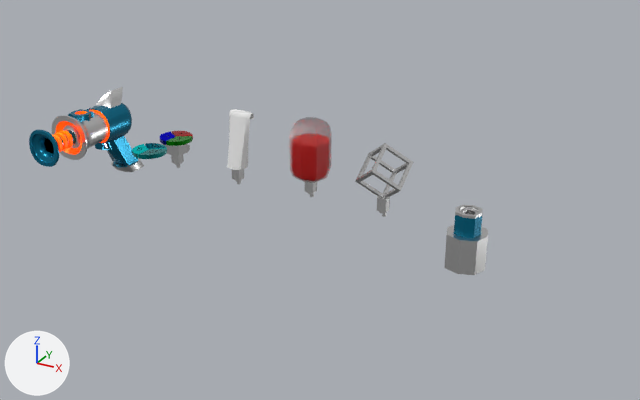
Before and after pictures for a commit that changed the Blender file Assets/Objects/Raygun.blend.
Before and after are seen from a 50 mm lens placed at (39.3, -43.1, 21.1), pointed at (16.6, -1.7, 0.4). The lights are fixed; the arrows at lower left show +X, +Y and +Z.
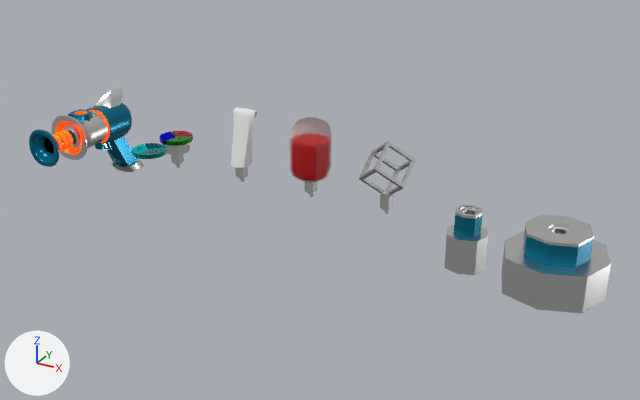
What changed in the scene script:
```text
Add mat_material_003:
    mat_material_003 = principled_material('Material.003')
    mat_material_003.base_color = (0.0, 0.192, 0.326)  # cyan #00799b
    mat_material_003.metallic = 0.691
    mat_material_003.roughness = 0.249
Add mat_material_004:
    mat_material_004 = principled_material('Material.004')
    mat_material_004.base_color = (0.8, 0.8, 0.8)  # white #e7e7e7
    mat_material_004.metallic = 1.0
    mat_material_004.roughness = 0.283
Change me_cylinder_002:
    where me_cylinder_002.from_pydata(...)  # 158 vertices, 156 faces; spans x -0.8..0.8, y -0.3..4.27, z -0.45..1.02
    used by ob_cylinder_002; location = (10.0, 0.0, 0.0); rotation_euler = (1.571, 0.0, 0.0), in degrees (90, 0, 0)
    me_cylinder_002 part 1: the whole mesh is moved by (0.0, 0.0, -0.41)
Change me_cylinder_004:
    where me_cylinder_004.from_pydata(...)  # 73 vertices, 77 faces; spans x -1.42..1.42, y -0.3..4.09, z -1.22..2.04
    used by ob_cylinder_004; location = (20.0, 0.0, 0.0); rotation_euler = (1.571, 0.0, 0.0), in degrees (90, 0, 0)
    me_cylinder_004 part 2: the whole mesh is moved by (0.0, 0.0, -0.41)
Add me_cylinder_008:
    me_cylinder_008.from_pydata(...)  # 89 vertices, 84 faces; spans x -2.85..2.84, y -2.52..0.89, z -2.85..2.86
    me_cylinder_008.polygons.foreach_set('use_smooth', [True] * 84)
    # faces by material slot: [76, 8]
    me_cylinder_008.materials.append(mat_material_004)  # white #e7e7e7
    me_cylinder_008.materials.append(mat_material_003)  # cyan #00799b
Add ob_cylinder_008:
    ob_cylinder_008 = bpy.data.objects.new('Cylinder.008', me_cylinder_008)
    ob_cylinder_008.location = (30.0, 0.0, 0.0)
    ob_cylinder_008.rotation_euler = (1.571, 0.0, 0.0)  # degrees (90, 0, 0)
```

Boxes [x1, y1, x2, y2] around the edits, measured in the pictures (640 x 400 px):
'Cylinder.008', added: after [501, 215, 611, 313]
    faces in mat_material_004 (white #e7e7e7): [501, 215, 611, 313]
    faces in mat_material_003 (cyan #00799b): [523, 225, 593, 268]
'Cylinder.004', mesh moved: before [355, 143, 413, 217]; after [359, 141, 416, 214]
'Cylinder.002', mesh moved: before [227, 109, 254, 184]; after [231, 107, 257, 182]
